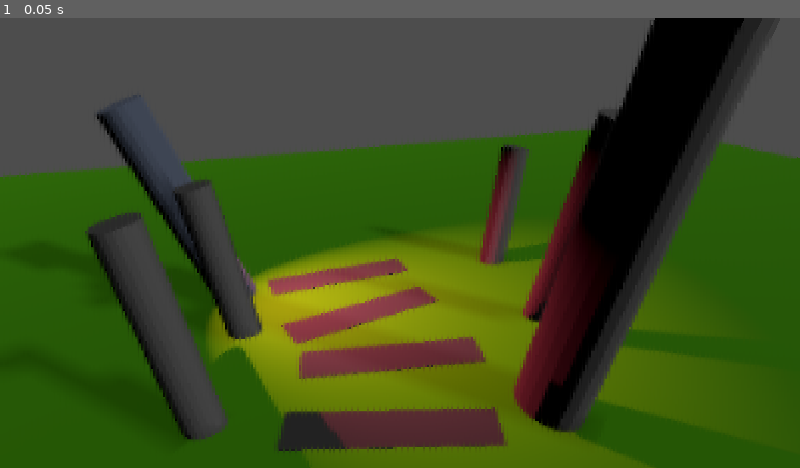
Above: before the commit, frame 1.
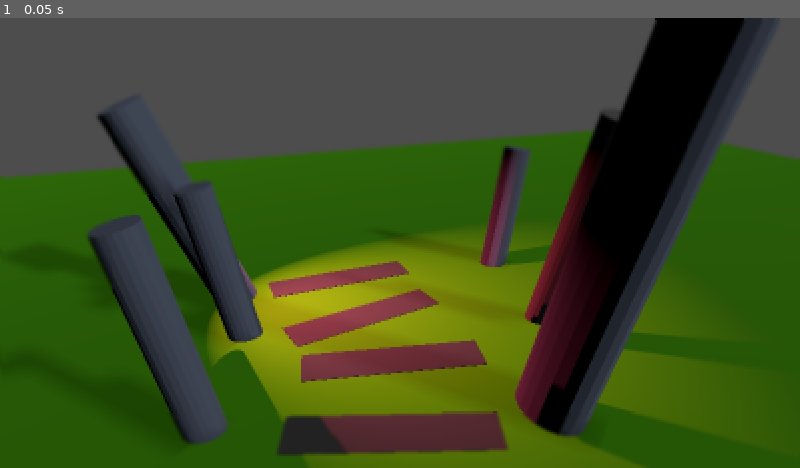
Above: after the commit, the same moment.

Repository: MarkVN2/3D-PixelShader
Game: Godot game, scene res://main.tscn
Same seed, same stepped clock (60 frames per second), same inputs: the game is played once before the commit and once after it. The engine's default icon, where the game draws it, is replaced by a stand-in: a white triangle on a blue panel in a dark square.
Inputs:
- Up to frame 1 (0.05 s): no input

The runs differ from the first frame. In frame 1, 4.4% of the frame differs, in the area x 0-100%, y 0-100%.

Commit message:
Translation of the Shader to .gdshader

Diff:
--- a/main.tscn
+++ b/main.tscn
@@ -1,7 +1,8 @@
-[gd_scene load_steps=7 format=3 uid="uid://1lhn8opojfc8"]
+[gd_scene load_steps=9 format=3 uid="uid://1lhn8opojfc8"]
 
 [ext_resource type="Shader" uid="uid://dusr7qdql7win" path="res://pixelate.tres" id="1_hrroc"]
 [ext_resource type="Texture2D" uid="uid://c66ygpslrci6" path="res://icon.svg" id="2_fo07c"]
+[ext_resource type="Shader" path="res://pixelarization.gdshader" id="3_lhd37"]
 
 [sub_resource type="StandardMaterial3D" id="StandardMaterial3D_n3oms"]
 vertex_color_is_srgb = true
@@ -15,7 +16,11 @@
 
 [sub_resource type="ShaderMaterial" id="ShaderMaterial_ymcur"]
 shader = ExtResource("1_hrroc")
-shader_parameter/Pixelisation = 256.0
+shader_parameter/Pixelisation = 512.0
+
+[sub_resource type="ShaderMaterial" id="ShaderMaterial_mmihq"]
+shader = ExtResource("3_lhd37")
+shader_parameter/pixelSize = 2.0
 
 [node name="Main" type="Node3D"]
 
@@ -40,12 +45,14 @@
 
 [node name="Pillar" type="CSGCylinder3D" parent="Pillars"]
 transform = Transform3D(0.084187, 0.0455503, 0, -0.0139295, 0.275296, 0, 0, 0, 0.0787199, 0.415154, 0.206062, -0.821366)
+material_override = SubResource("StandardMaterial3D_a7s2g")
 radius = 0.389545
 sides = 20
 smooth_faces = false
 
 [node name="Pillar2" type="CSGCylinder3D" parent="Pillars"]
 transform = Transform3D(0.114292, 0.116128, 0.00753966, -0.0137395, 0.883398, -0.0296073, -0.00754686, 0.150397, 0.168085, 0.176395, 0.00114146, -0.310025)
+material_override = SubResource("StandardMaterial3D_a7s2g")
 radius = 0.389545
 sides = 20
 smooth_faces = false
@@ -58,6 +65,7 @@
 
 [node name="Pillar4" type="CSGCylinder3D" parent="Pillars"]
 transform = Transform3D(0.0838716, -0.0513966, 0, 0.0157174, 0.274265, 0, 0, 0, 0.0787199, -0.334594, 0.25232, -0.429219)
+material_override = SubResource("StandardMaterial3D_a7s2g")
 radius = 0.389545
 sides = 20
 smooth_faces = false
@@ -71,6 +79,7 @@
 
 [node name="Pillar6" type="CSGCylinder3D" parent="Pillars"]
 transform = Transform3D(0.0838716, -0.0513966, 0, 0.0157174, 0.274265, 0, 0, 0, 0.0787199, -0.240192, 0.220809, -0.690685)
+material_override = SubResource("StandardMaterial3D_a7s2g")
 radius = 0.389545
 sides = 20
 smooth_faces = false
@@ -102,7 +111,14 @@
 spot_range = 1.298
 
 [node name="Pixelshader" type="Sprite2D" parent="."]
+visible = false
 material = SubResource("ShaderMaterial_ymcur")
 position = Vector2(573.5, 323.5)
 scale = Vector2(8.96094, 5.03906)
 texture = ExtResource("2_fo07c")
+
+[node name="Pixelshader2" type="Sprite2D" parent="."]
+material = SubResource("ShaderMaterial_mmihq")
+position = Vector2(576, 326.5)
+scale = Vector2(8.98438, 5.08594)
+texture = ExtResource("2_fo07c")
--- /dev/null
+++ b/pixelarization.gdshader
@@ -0,0 +1,20 @@
+shader_type canvas_item;
+
+uniform float pixelSize : hint_range(2, 16, 2) = 4;
+uniform sampler2D screen_texture : hint_screen_texture;
+
+void fragment() {
+
+	vec2 iRes = 1.0 / SCREEN_PIXEL_SIZE;
+
+	float onePixelSizeX = 1.0 /  iRes.x;
+	float onePixelSizeY = 1.0 / iRes.y;
+
+	float cellSizeX = float(pixelSize)  * onePixelSizeX;
+	float cellSizeY = float(pixelSize)  * onePixelSizeY;
+
+	float x  = cellSizeX * floor(UV.x / cellSizeX);
+	float y  = cellSizeY * floor(UV.y / cellSizeY);
+
+	COLOR = texture(screen_texture, vec2(x,y));
+}
--- a/pixelate.tres
+++ b/pixelate.tres
@@ -10,7 +10,6 @@
 min = 256.0
 max = 512.0
 step = 2.0
-default_value_enabled = true
 default_value = 2000.0
 
 [sub_resource type="VisualShaderNodeVectorOp" id="VisualShaderNodeVectorOp_07sto"]
@@ -39,7 +38,7 @@
 code = "shader_type canvas_item;
 render_mode blend_mix;
 
-uniform float Pixelisation : hint_range(256, 512, 2) = 2000;
+uniform float Pixelisation : hint_range(256, 512, 2);
 uniform sampler2D screen_tex_frg_7 : hint_screen_texture;
 
 
@@ -76,7 +75,7 @@
 
 }
 "
-graph_offset = Vector2(-284.718, 168.279)
+graph_offset = Vector2(-190.273, -74.2968)
 mode = 1
 flags/light_only = false
 nodes/fragment/0/position = Vector2(840, 140)
